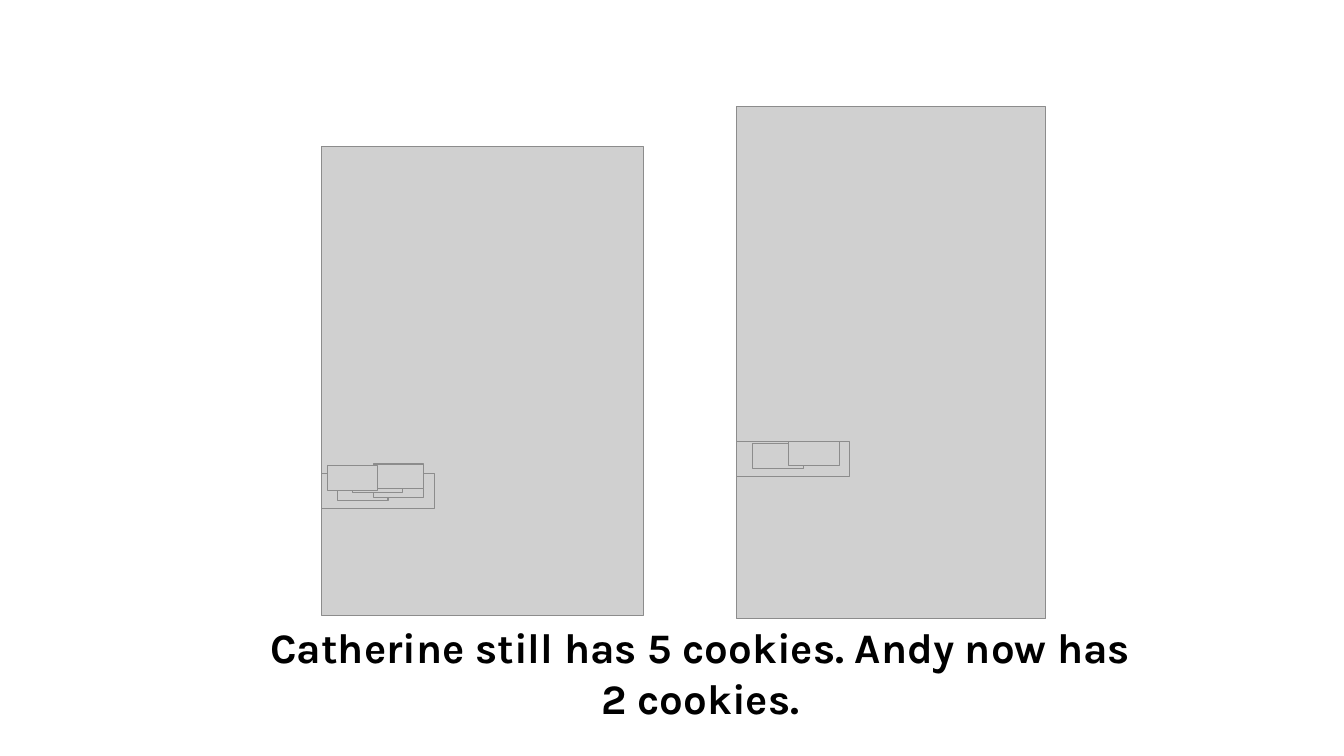
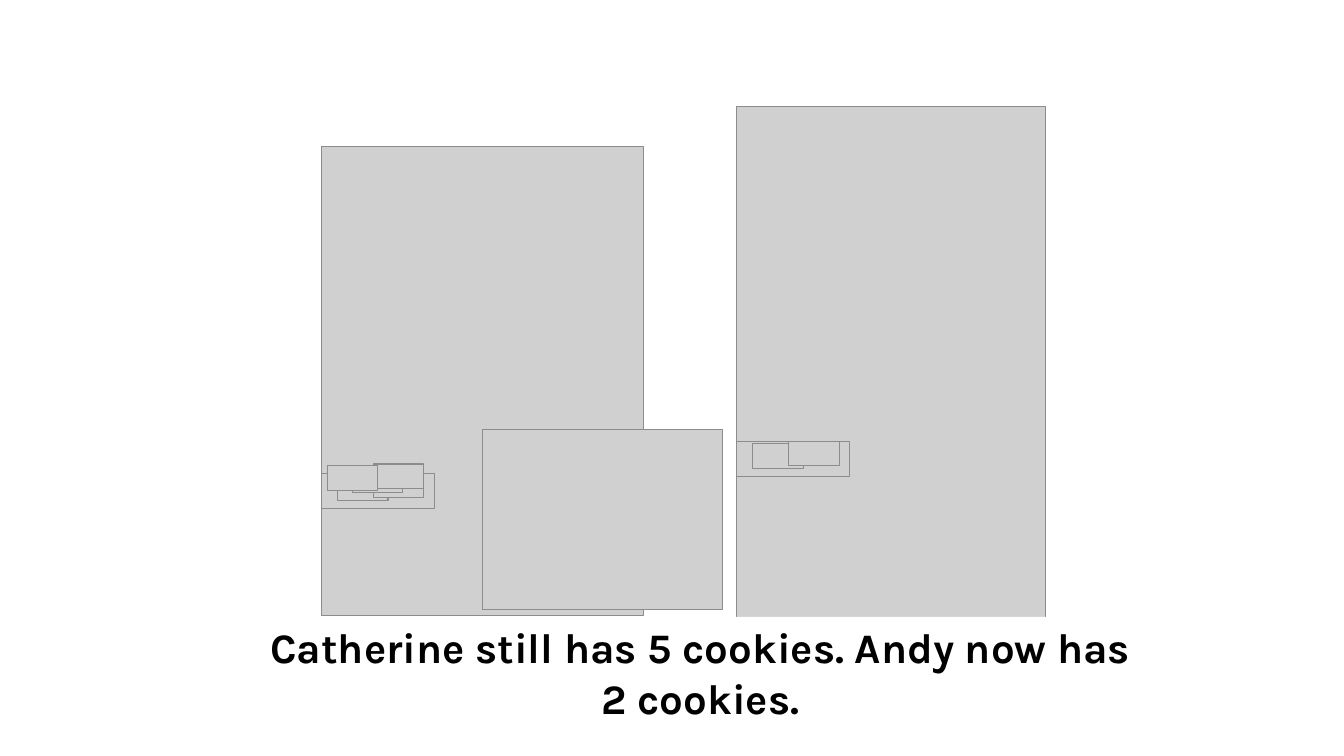
Before and after one commit to Katie-Lan/legal_cognition, a slide deck: slide 8 of code/experiments/experiment1/adults/trailppt/andy and catherine.pptx. Drawn at 1344x756 pixels with LibreOffice and Linux fonts; fonts in the diff are those of the drawing; grey boxes stand for pictures; background and template pictures are left out. Boxes give left, top, right and bottom in pixels: in the first picture for what was removed or moved away, otherwise in the second. Text is boxed around its words. In the diff, an @@ line names an element or a change of style, - is before the commit and + after.

```diff
--- a/code/experiments/experiment1/adults/trailppt/andy and catherine.pptx
+++ b/code/experiments/experiment1/adults/trailppt/andy and catherine.pptx
@@ picture added at bbox=[483, 430, 723, 610] @@
@@ rectangle "Catherine still has 5 cookies. ...": place and size @@
-rectangle "Catherine still has 5 cookies. ..." at bbox=[270, 633, 1130, 715]
+rectangle "Catherine still has 5 cookies. ..." at bbox=[247, 617, 1154, 729]
@@ rectangle "Catherine still has 5 cookies. ..." at bbox=[247, 617, 1154, 729]: fill none to #FFFFFF @@
```
Also in this commit, not shown: 8 other slides changed, 5 other files.
